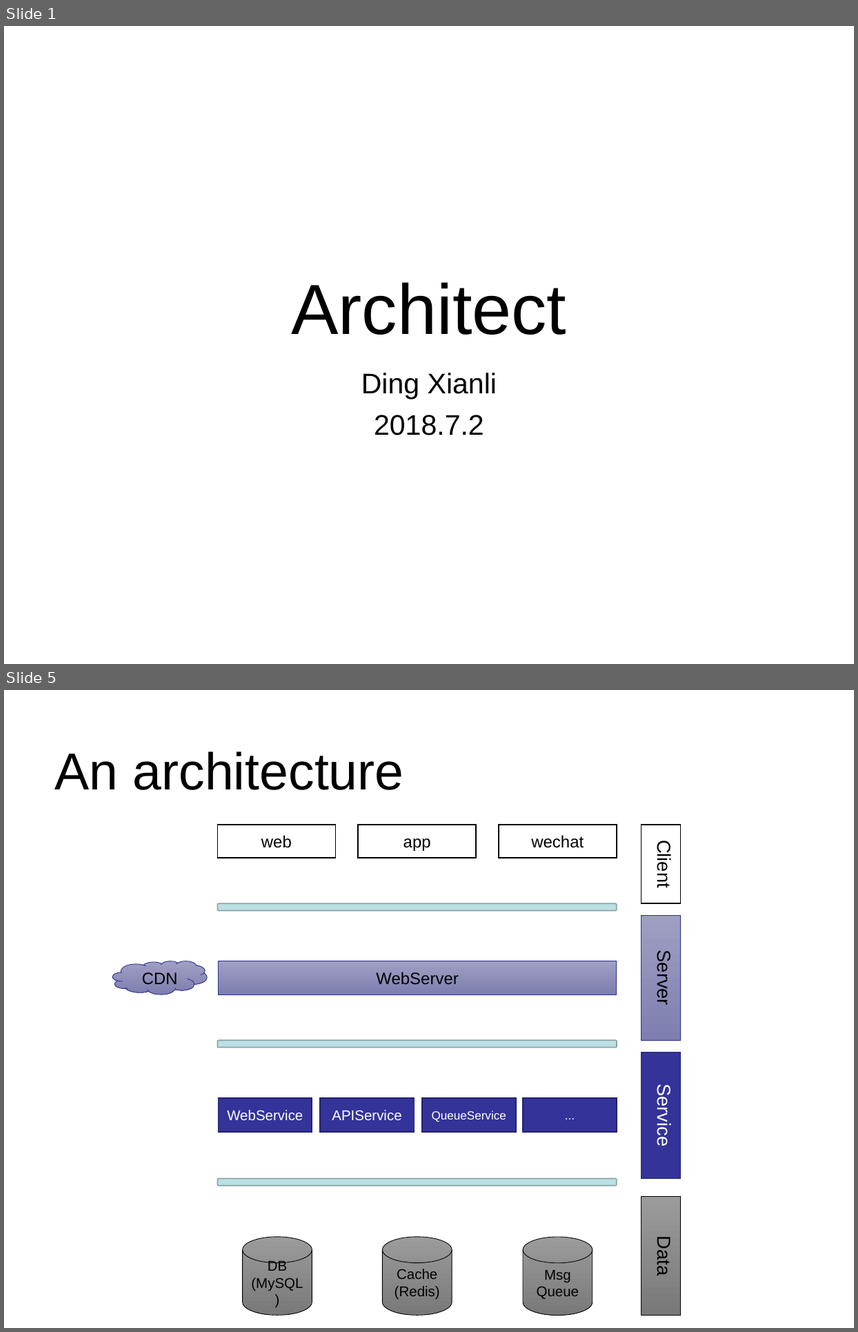
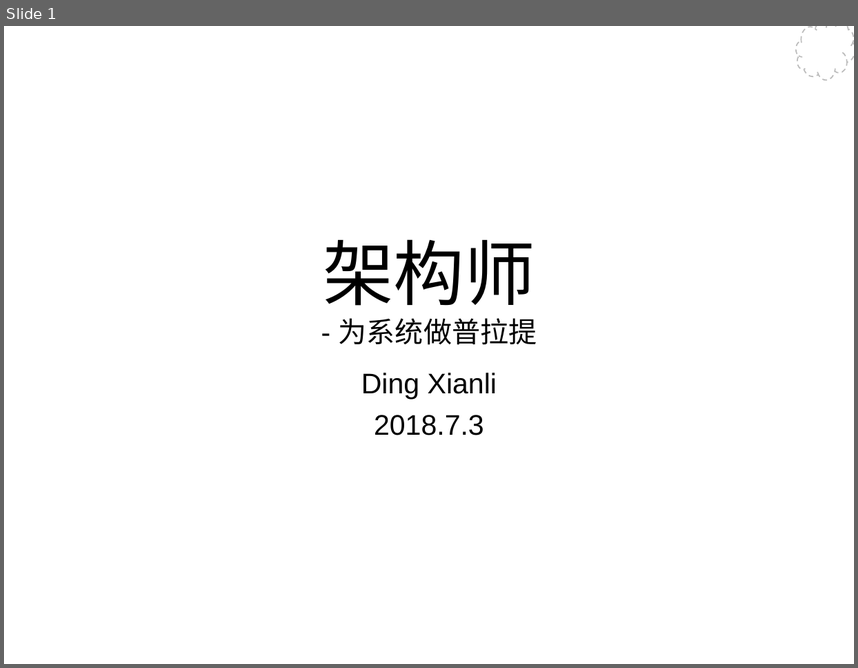
Before and after one commit to Wang-Ray/notes, a slide deck: Architect.ppt. Shown one above the other, each under a label of ours: slides 1 and 5 before the commit, slide 1 after it; the slides between them are not shown. The pictures are 858x1332 and 858x668 pixels, drawn with LibreOffice and Linux fonts; fonts in the diff are those of the drawing; background and template pictures are left out. Boxes give left, top, right and bottom in pixels: in the first picture for what was removed or moved away, otherwise in the second. Text is boxed around its words. In the diff, an @@ line names an element or a change of style, - is before the commit and + after.

```diff
--- a/Architect.ppt
+++ b/Architect.ppt
@@ slide 5 removed at bbox=[4, 690, 854, 1328], background #FFFFFF @@
@@ title removed at bbox=[55, 751, 404, 790] @@
-An architecture
@@ rectangle removed at bbox=[217, 825, 335, 858] @@
-web
@@ rectangle removed at bbox=[359, 825, 477, 858] @@
-app
@@ rectangle removed at bbox=[499, 825, 617, 858] @@
-wechat
@@ rectangle removed at bbox=[642, 825, 681, 903] @@
-Client
@@ rounded rectangle removed at bbox=[217, 903, 616, 910] @@
@@ rectangle removed at bbox=[642, 915, 681, 1041] @@
-Server
@@ freeform shape removed at bbox=[113, 961, 207, 994] @@
-CDN
@@ rectangle removed at bbox=[218, 961, 617, 994] @@
-WebServer
@@ rounded rectangle removed at bbox=[217, 1041, 617, 1047] @@
@@ rectangle removed at bbox=[642, 1052, 681, 1179] @@
-Service
@@ rectangle removed at bbox=[218, 1098, 312, 1132] @@
-WebService
@@ rectangle removed at bbox=[320, 1098, 415, 1132] @@
-APIService
@@ rectangle removed at bbox=[422, 1098, 516, 1132] @@
-QueueService
@@ rectangle removed at bbox=[523, 1098, 616, 1132] @@
-...
@@ rounded rectangle removed at bbox=[217, 1178, 616, 1185] @@
@@ rectangle removed at bbox=[642, 1196, 681, 1315] @@
-Data
@@ cylinder removed at bbox=[243, 1236, 312, 1315] @@
-DB (MySQL)
@@ cylinder removed at bbox=[382, 1236, 452, 1315] @@
-Cache (Redis)
@@ cylinder removed at bbox=[523, 1236, 593, 1315] @@
-Msg
-Queue
@@ slide 1 changed as well @@
@@ freeform shape added at bbox=[796, 26, 854, 81], fill #FFFFFF, outline #BCBCBC 0.99 pt dashed @@
@@ title at bbox=[323, 239, 537, 345]: text changed; size 60 to 24 pt @@
-Architect
+架构师
+- 为系统做普拉提
@@ subtitle at bbox=[374, 414, 484, 435]: text changed @@
-2018.7.2
+2018.7.3
```
Also in this commit, not shown: 3 other slides changed, 26 slides added, 4 other slides removed.
